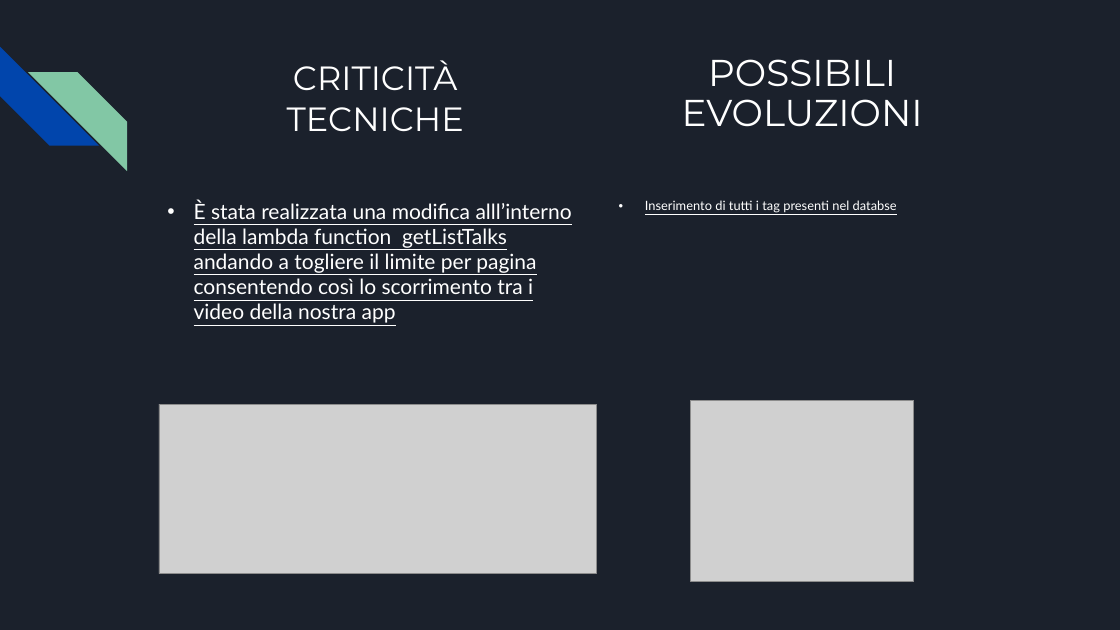
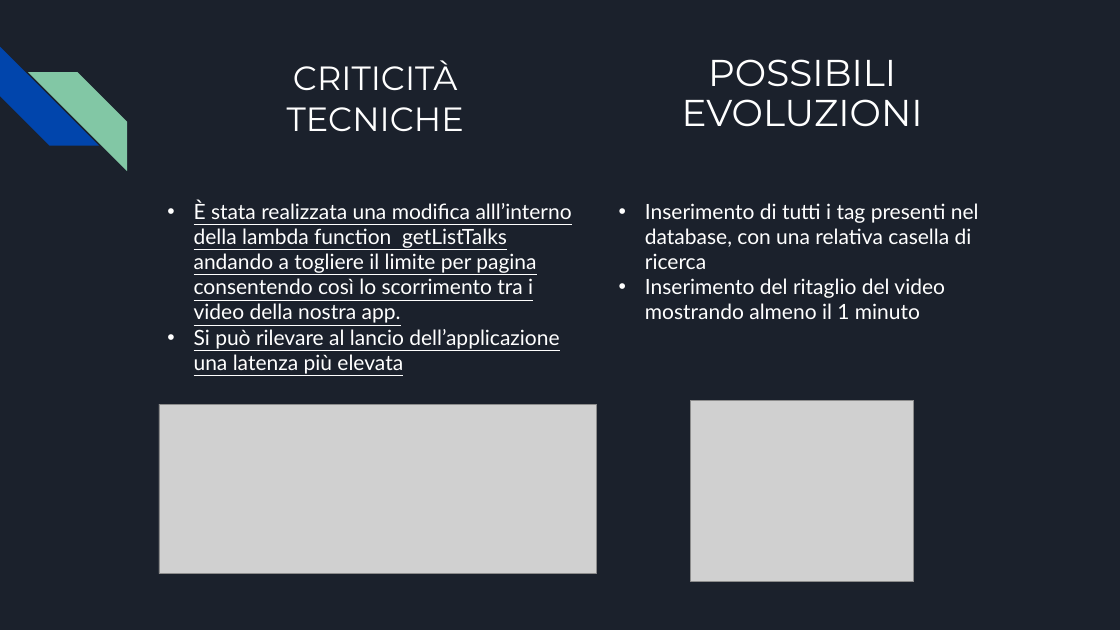
Before and after one commit to Gabriele-Mazzoleni/Progetti_Tec_Cloud_Mobile_2024, a slide deck: slide 12 of Parte 4/Presentazione TedxTok(parte 4).pptx (slide 8 before the commit). Drawn at 1120x630 pixels with LibreOffice and Linux fonts; fonts in the diff are those of the drawing; grey boxes stand for pictures. Boxes give left, top, right and bottom in pixels: in the first picture for what was removed or moved away, otherwise in the second. Text is boxed around its words. In the diff, an @@ line names an element or a change of style, - is before the commit and + after.

Commit message:
presentazione

```diff
--- a/Parte 4/Presentazione TedxTok(parte 4).pptx
+++ b/Parte 4/Presentazione TedxTok(parte 4).pptx
@@ text at box(194, 200, 572, 374): text changed @@
-• È stata realizzata una modifica alll’interno della lambda function getListTalks andando a togliere il limite per pagina consentendo così lo scorrimento tra i video della nostra app
+• È stata realizzata una modifica alll’interno della lambda function getListTalks andando a togliere il limite per pagina consentendo così lo scorrimento tra i video della nostra app.
+• Si può rilevare al lancio dell’applicazione una latenza più elevata
@@ text at box(645, 203, 979, 319): text changed; size 11 to 18 pt @@
-• Inserimento di tutti i tag presenti nel databse
+• Inserimento di tutti i tag presenti nel database, con una relativa casella di ricerca
+• Inserimento del ritaglio del video mostrando almeno il 1 minuto
```
Also in this commit, not shown: 1 other slide changed, 2 slides added, 1 slide removed, 2 other files.
